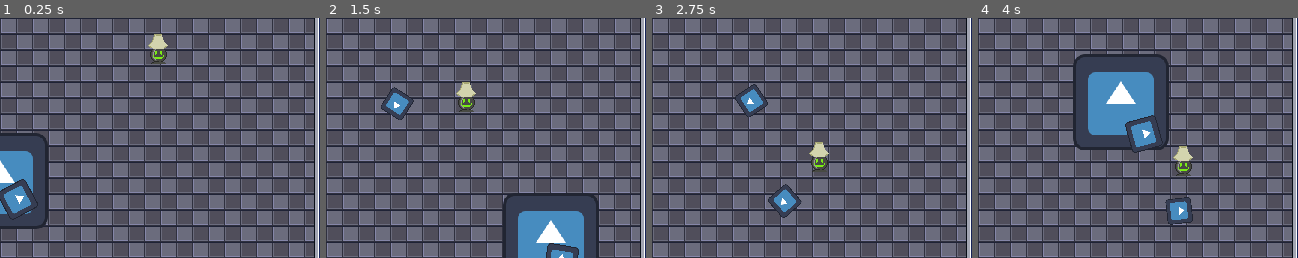
Above: before the commit, frames 1-4 (left to right).
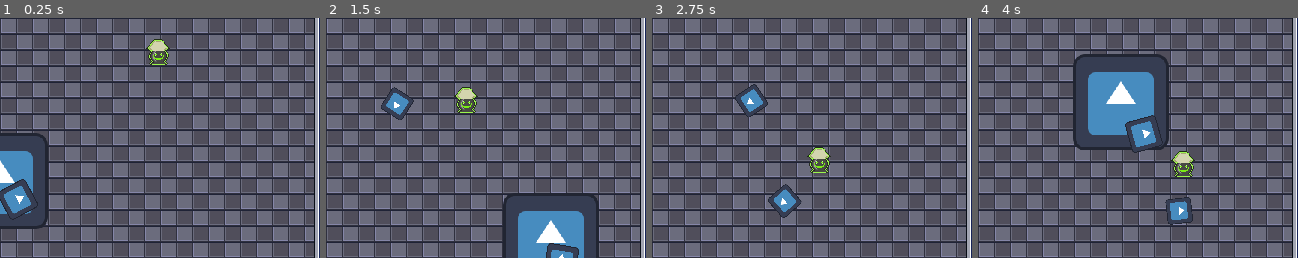
Above: after the commit, the same moments.

Repository: kevinfiddick/kill-switch
Game: Godot game, scene res://scenes/TestLevel.tscn
Same seed, same stepped clock (60 frames per second), same inputs: the game is played once before the commit and once after it. This scene is started directly instead of the project's main scene. The engine's default icon, where the game draws it, is replaced by a stand-in: a white triangle on a blue panel in a dark square.
Inputs (mouse positions are % of the whole screen's width and height, from its top left):
- Up to frame 1 (0.25 s): no input
- Up to frame 2 (1.5 s): move the mouse to (72, 45) at 0.52 s; press the mouse at (72, 45) at 0.53 s; hold D (right) 0.53-1.28 s; move the mouse to (30, 55) at 1.27 s; release the mouse at (30, 55) at 1.28 s; hold Down (down) from 1.28 s (still down); right-click (30, 55) at 1.35 s
- Up to frame 3 (2.75 s): move the mouse to (60, 28) at 2.02 s; release Down (down) at 2.03 s; press the mouse at (60, 28) at 2.03 s; hold D (right) from 2.03 s (still down)
- Up to frame 4 (4 s): move the mouse to (45, 70) at 2.77 s; release D (right) at 2.78 s; release the mouse at (45, 70) at 2.78 s; hold Up (up) 2.78-3.53 s; right-click (45, 70) at 2.85 s; move the mouse to (80, 65) at 3.52 s; press the mouse at (80, 65) at 3.53 s; hold Left (left) from 3.53 s (still down)
The pictures show only the part of the screen within x 50-100%, y 16-66%; the shares and areas given below are measured in that part.

The runs differ from the first frame. In frame 1, 0.4% of the frame differs, in the area x 45-54%, y 6-20%; in frame 2, 0.4%; in frame 3, 0.4%; in frame 4, 0.4%.

Commit message:
update lamp animation

Diff:
--- a/scenes/EnemyLamp.tscn
+++ b/scenes/EnemyLamp.tscn
@@ -1,14 +1,38 @@
-[gd_scene load_steps=8 format=3 uid="uid://livwjhvch2l5"]
+[gd_scene load_steps=14 format=3 uid="uid://livwjhvch2l5"]
 
 [ext_resource type="Script" path="res://scripts/enemy-lamp/EnemyLamp.gd" id="1_e8ihl"]
 [ext_resource type="PackedScene" uid="uid://c4d2o7kq4cvo8" path="res://scenes/state-machine/StateMachine.tscn" id="2_cty6b"]
 [ext_resource type="Script" path="res://scripts/enemy-lamp/FollowState.gd" id="3_3fokr"]
 [ext_resource type="Texture2D" uid="uid://3xj1lqb6opqu" path="res://assets/lamp_enemy_dead.png" id="4_ql0gg"]
-[ext_resource type="Texture2D" uid="uid://ceo4fg8lq4rqy" path="res://assets/lamp_enemy_1.png" id="5_pkl7l"]
+[ext_resource type="Texture2D" uid="uid://deqeshrbxvjm1" path="res://assets/enemy lamp.png" id="5_trwxq"]
 
 [sub_resource type="CapsuleShape2D" id="CapsuleShape2D_snlun"]
 radius = 8.0
 height = 29.0
+
+[sub_resource type="AtlasTexture" id="AtlasTexture_yd6ol"]
+atlas = ExtResource("5_trwxq")
+region = Rect2(0, 0, 32, 32)
+
+[sub_resource type="AtlasTexture" id="AtlasTexture_mn5c1"]
+atlas = ExtResource("5_trwxq")
+region = Rect2(32, 0, 32, 32)
+
+[sub_resource type="AtlasTexture" id="AtlasTexture_7sdut"]
+atlas = ExtResource("5_trwxq")
+region = Rect2(64, 0, 32, 32)
+
+[sub_resource type="AtlasTexture" id="AtlasTexture_1rd5r"]
+atlas = ExtResource("5_trwxq")
+region = Rect2(96, 0, 32, 32)
+
+[sub_resource type="AtlasTexture" id="AtlasTexture_byxsn"]
+atlas = ExtResource("5_trwxq")
+region = Rect2(128, 0, 32, 32)
+
+[sub_resource type="AtlasTexture" id="AtlasTexture_0bi63"]
+atlas = ExtResource("5_trwxq")
+region = Rect2(160, 0, 32, 32)
 
 [sub_resource type="SpriteFrames" id="SpriteFrames_ti0nb"]
 animations = [{
@@ -22,7 +46,22 @@
 }, {
 "frames": [{
 "duration": 1.0,
-"texture": ExtResource("5_pkl7l")
+"texture": SubResource("AtlasTexture_yd6ol")
+}, {
+"duration": 1.0,
+"texture": SubResource("AtlasTexture_mn5c1")
+}, {
+"duration": 1.0,
+"texture": SubResource("AtlasTexture_7sdut")
+}, {
+"duration": 1.0,
+"texture": SubResource("AtlasTexture_1rd5r")
+}, {
+"duration": 1.0,
+"texture": SubResource("AtlasTexture_byxsn")
+}, {
+"duration": 1.0,
+"texture": SubResource("AtlasTexture_0bi63")
 }],
 "loop": true,
 "name": &"idle",
--- a/scripts/enemy-lamp/EnemyLamp.gd
+++ b/scripts/enemy-lamp/EnemyLamp.gd
@@ -13,6 +13,9 @@
 var current_health: float = HEALTH
 var stunned: bool = false
 var stunned_timer: Timer = null
+
+func _ready() -> void:
+	SPRITE.play("idle")
 
 # Function to handle movement and velocity
 func movement_and_velocity(move_direction):
Binary file added: assets/enemy lamp.png
Not shown, added: assets/enemy lamp.png.import
